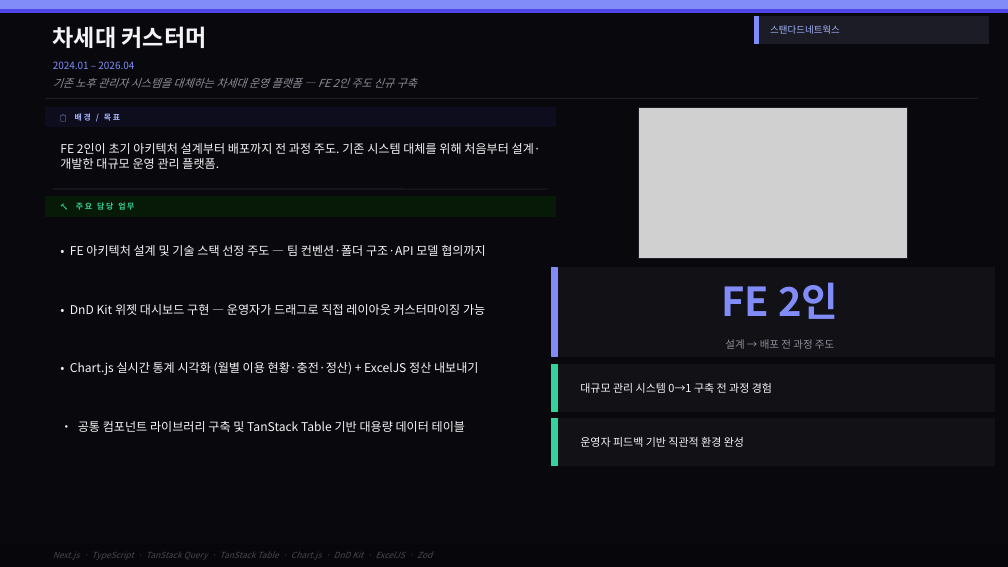
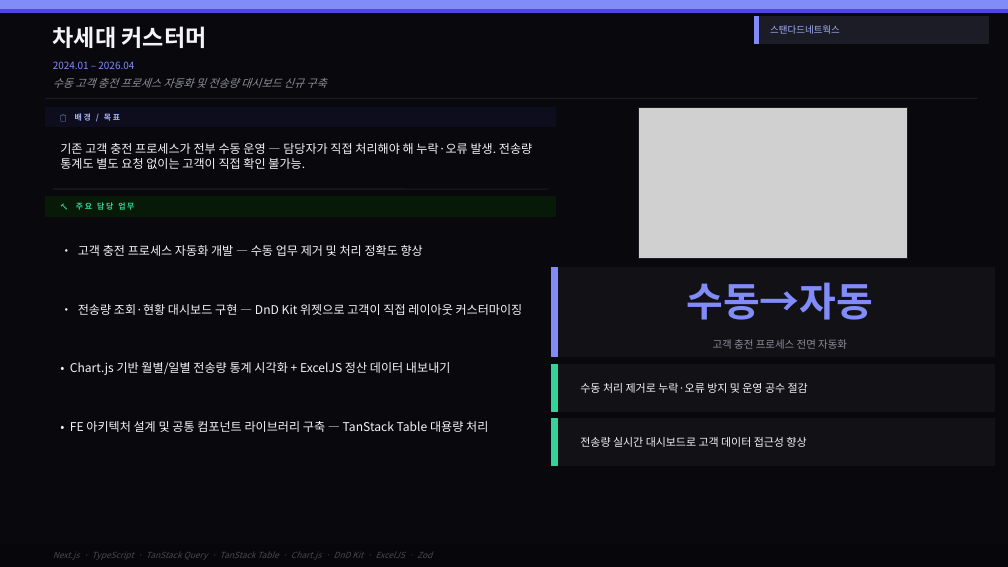
Before and after one commit to jinwonnnnnnn/jinwon-portfolio, a slide deck: slide 7 of apps/web/public/portfolio.pptx. Drawn at 1008x567 pixels with LibreOffice and Linux fonts; fonts in the diff are those of the drawing; grey boxes stand for pictures. Boxes give left, top, right and bottom in pixels: in the first picture for what was removed or moved away, otherwise in the second. Text is boxed around its words. In the diff, an @@ line names an element or a change of style, - is before the commit and + after.

```diff
--- a/apps/web/public/portfolio.pptx
+++ b/apps/web/public/portfolio.pptx
@@ text at (53,78,326,88): text changed @@
-기존 노후 관리자 시스템을 대체하는 차세대 운영 플랫폼 — FE 2인 주도 신규 구축
+수동 고객 충전 프로세스 자동화 및 전송량 대시보드 신규 구축
@@ text at (60,143,532,169): text changed @@
-FE 2인이 초기 아키텍처 설계부터 배포까지 전 과정 주도. 기존 시스템 대체를 위해 처음부터 설계·개발한 대규모 운영 관리 플랫폼.
+기존 고객 충전 프로세스가 전부 수동 운영 — 담당자가 직접 처리해야 해 누락·오류 발생. 전송량 통계도 별도 요청 없이는 고객이 직접 확인 불가능.
@@ text at (78,245,423,256): text changed @@
-• FE 아키텍처 설계 및 기술 스택 선정 주도 — 팀 컨벤션·폴더 구조·API 모델 협의까지
+• 고객 충전 프로세스 자동화 개발 — 수동 업무 제거 및 처리 정확도 향상
@@ text at (686,282,873,320): text changed @@
-FE 2인
+수동→자동
@@ text at (78,304,523,315): text changed @@
-• DnD Kit 위젯 대시보드 구현 — 운영자가 드래그로 직접 레이아웃 커스터마이징 가능
+• 전송량 조회·현황 대시보드 구현 — DnD Kit 위젯으로 고객이 직접 레이아웃 커스터마이징
@@ text at (713,339,847,349): text changed @@
-설계 → 배포 전 과정 주도
+고객 충전 프로세스 전면 자동화
@@ text at (70,362,451,375): text changed @@
-• Chart.js 실시간 통계 시각화 (월별 이용 현황·충전·정산) + ExcelJS 정산 내보내기
+• Chart.js 기반 월별/일별 전송량 통계 시각화 + ExcelJS 정산 데이터 내보내기
@@ text at (580,383,808,393): text changed @@
-대규모 관리 시스템 0→1 구축 전 과정 경험
+수동 처리 제거로 누락·오류 방지 및 운영 공수 절감
@@ text at (70,421,488,432): text changed @@
-• 공통 컴포넌트 라이브러리 구축 및 TanStack Table 기반 대용량 데이터 테이블
+• FE 아키텍처 설계 및 공통 컴포넌트 라이브러리 구축 — TanStack Table 대용량 처리
@@ text at (580,437,806,447): text changed @@
-운영자 피드백 기반 직관적 환경 완성
+전송량 실시간 대시보드로 고객 데이터 접근성 향상
```
Also in this commit, not shown: 2 other slides changed, 3 other files.
